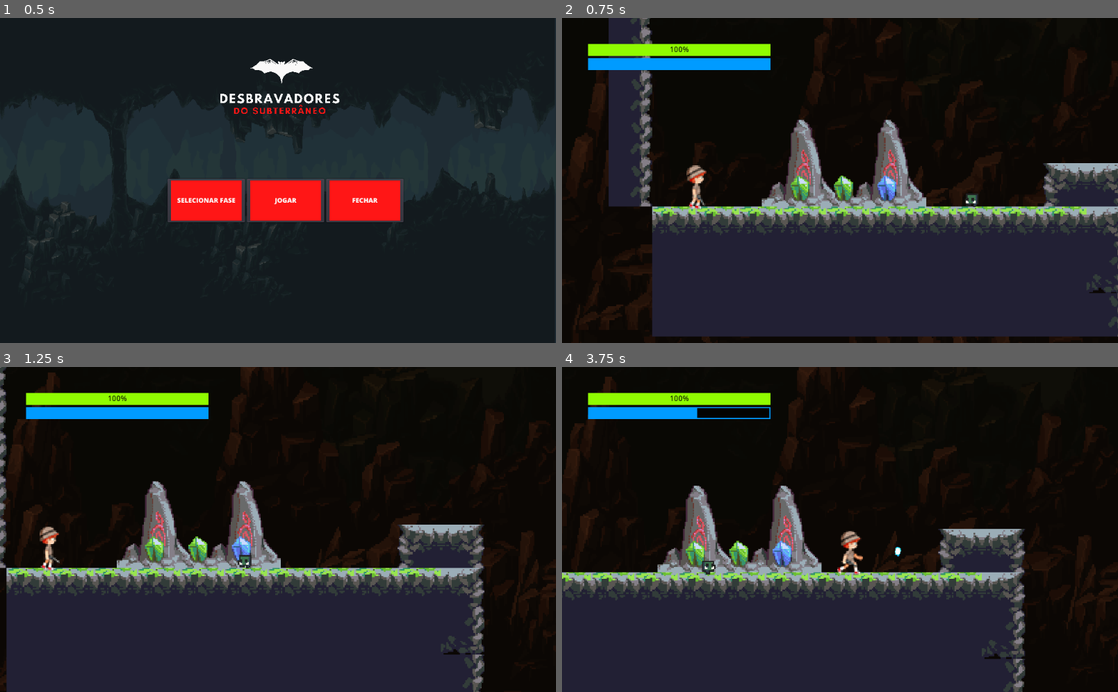
Above: before the commit, frames 1-4 (two rows, left to right).
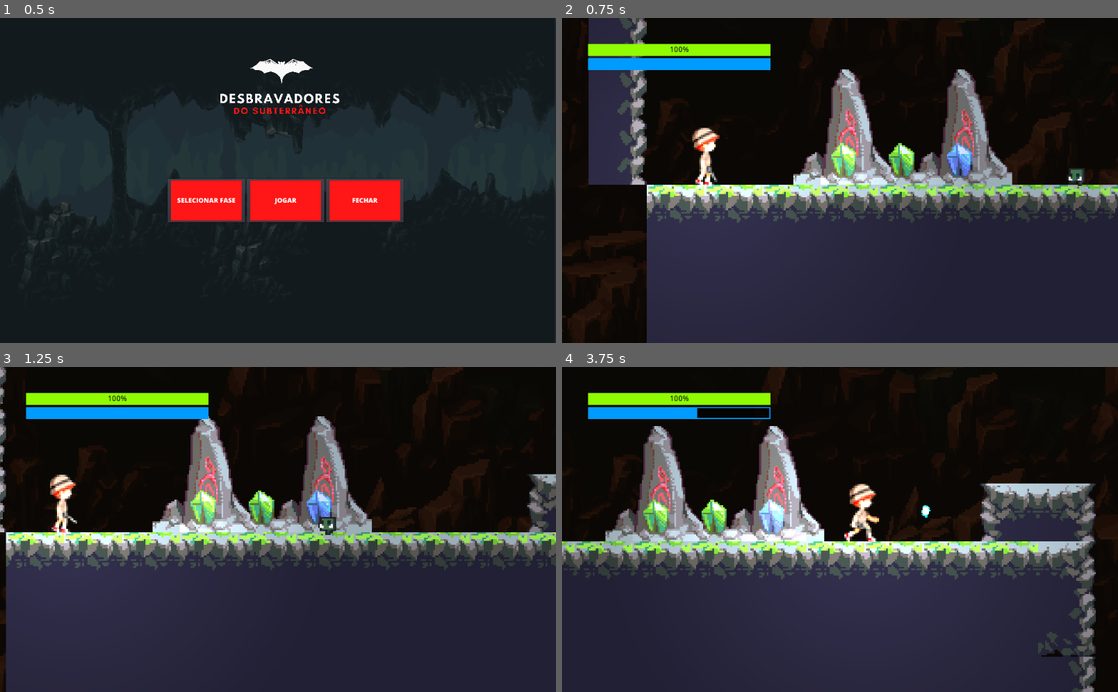
Above: after the commit, the same moments.

Repository: danielson150/game_debravador_mediterraneo
Game: Godot game, scene res://src/Levels/Main/MainScreen.tscn
Two runs of this game, one before a commit and one after it. Both use one fixed random seed, a clock stepped at 60 frames per second and the inputs below.
Inputs (mouse positions are in pixels of both pictures, inside the frame that each line leads up to):
- Up to frame 1 (0.5 s): no input
- Up to frame 2 (0.75 s): click (845, 200) at 0.5 s
- Up to frame 3 (1.25 s): no input
- Up to frame 4 (3.75 s): move the mouse to (962, 513) at 1.27 s; hold D (move_right) 1.28-2.78 s; tap W (jump) at 1.35, 1.52, 1.82, 2.27, 2.3, 2.57, 2.85 s; move the mouse to (728, 545) at 2.02 s; click (728, 545) at 2.1 s; move the mouse to (895, 458) at 2.77 s; hold A (move_left) 2.78-3.53 s; move the mouse to (812, 594) at 3.52 s; hold D (move_right) from 3.53 s (still down); click (812, 594) at 3.6 s

Frame 1 is identical in both runs. In frame 2, 26% of the frame differs, in the area x 0-100%, y 0-100%; in frame 3, 31%; in frame 4, 31%.

Commit message:
refactor: change camera zoom and add light2D

Diff:
--- a/game/src/Actors/Player/Player.tscn
+++ b/game/src/Actors/Player/Player.tscn
@@ -1,10 +1,11 @@
-[gd_scene load_steps=21 format=2]
+[gd_scene load_steps=22 format=2]
 
 [ext_resource path="res://assets/player/walking_arm/sprite_0.png" type="Texture" id=1]
 [ext_resource path="res://assets/player/walking_arm/sprite_4.png" type="Texture" id=2]
 [ext_resource path="res://assets/player/walking_arm/sprite_3.png" type="Texture" id=3]
 [ext_resource path="res://assets/player/jumping_arm/sprinte_4.png" type="Texture" id=4]
 [ext_resource path="res://assets/player/walking_arm/sprite_1.png" type="Texture" id=5]
+[ext_resource path="res://assets/objects/blush/light.png" type="Texture" id=6]
 [ext_resource path="res://assets/player/jumping_arm/sprinte_3.png" type="Texture" id=7]
 [ext_resource path="res://assets/player/walking_arm/sprite_5.png" type="Texture" id=8]
 [ext_resource path="res://src/Actors/Player/Player.gd" type="Script" id=9]
@@ -25,11 +26,6 @@
 "name": "idle",
 "speed": 6.0
 }, {
-"frames": [ ExtResource( 13 ), ExtResource( 4 ), ExtResource( 7 ), ExtResource( 12 ), ExtResource( 14 ), ExtResource( 16 ) ],
-"loop": false,
-"name": "jump",
-"speed": 6.0
-}, {
 "frames": [ ExtResource( 17 ), ExtResource( 15 ) ],
 "loop": false,
 "name": "fire",
@@ -39,15 +35,18 @@
 "loop": true,
 "name": "run",
 "speed": 8.0
+}, {
+"frames": [ ExtResource( 13 ), ExtResource( 4 ), ExtResource( 7 ), ExtResource( 12 ), ExtResource( 14 ), ExtResource( 16 ) ],
+"loop": false,
+"name": "jump",
+"speed": 6.0
 } ]
 
-[sub_resource type="CapsuleShape2D" id=2]
-radius = 4.53719
-height = 15.2936
+[sub_resource type="RectangleShape2D" id=2]
+extents = Vector2( 4.00698, 13.4655 )
 
-[sub_resource type="CapsuleShape2D" id=3]
-radius = 5.11751
-height = 14.7639
+[sub_resource type="RectangleShape2D" id=3]
+extents = Vector2( 4.4893, 13.8456 )
 
 [node name="Player" type="KinematicBody2D"]
 collision_mask = 4
@@ -67,7 +66,7 @@
 
 [node name="Camera2D" type="Camera2D" parent="."]
 current = true
-zoom = Vector2( 0.4, 0.4 )
+zoom = Vector2( 0.3, 0.3 )
 limit_left = 0
 limit_bottom = 600
 limit_smoothed = true
@@ -92,5 +91,12 @@
 
 [node name="damage" type="AudioStreamPlayer" parent="Sounds"]
 stream = ExtResource( 18 )
+
+[node name="Light2D" type="Light2D" parent="."]
+scale = Vector2( 1.15288, 1.15288 )
+texture = ExtResource( 6 )
+texture_scale = 1.5
+energy = 0.75
+shadow_enabled = true
 [connection signal="area_entered" from="EnemyDetector" to="." method="_on_EnemyDetector_area_entered"]
 [connection signal="body_entered" from="EnemyDetector" to="." method="_on_EnemyDetector_body_entered"]
